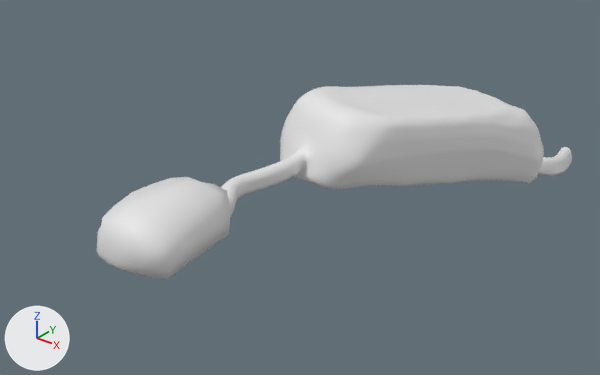
An edit to the Blender file HiddenHarmony/Assets/Models/Tutorial/TunnelEntrance.blend, drawn before and after from the same camera.
Camera for both pictures: a 50 mm camera at (125.0, -351.0, 154.0) aimed at (-42.0, -143.0, 25.0). Every picture has the same lights, and +X, +Y and +Z are marked at lower left.
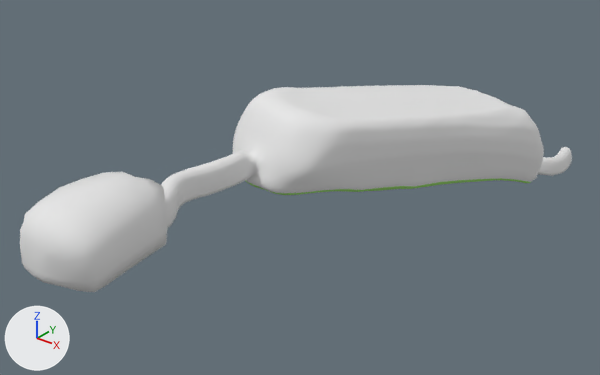
What differs and where, as boxes (x1, y1, x2, y2) in the pictures (600 x 375 px; the box of a moved part takes in the faces that stretch with it):
'Cube.001', reshaped (16% wider, 7% taller): before (97, 85, 572, 279); after (20, 85, 572, 292)
part 1 of me_cube_001, moved or reshaped: before (97, 85, 504, 279); after (20, 85, 503, 292)

The change, as a list of edits to the scene's bpy script:
```text
Change me_cube_001:
    used by ob_cube_001; location = (-23.7, -94.5, 20.6); rotation_euler = (1.571, 0.0, -0.278), in degrees (90, 0, -16)
    remove me_cube_001.from_pydata(...)  # 3292 vertices, 3284 faces; spans x -22.0..42.0, y -23.0..36.0, z -98.0..138.0
    add me_cube_001.from_pydata(...)  # 3292 vertices, 3284 faces; spans x -22.0..43.0, y -23.0..40.0, z -98.0..158.0
    me_cube_001 part 1: 2312 of 3292 vertices moved; they spanned x -22.0..42.0, y -6.0..36.0, z -34.0..138.0 and now span x -22.0..43.0, y -5.0..40.0, z -33.0..158.0; mean shift (1.0, 4.0, 18.0); largest move (30.0, 32.0, 127.0) -> (30.0, 40.0, 148.0)
```
